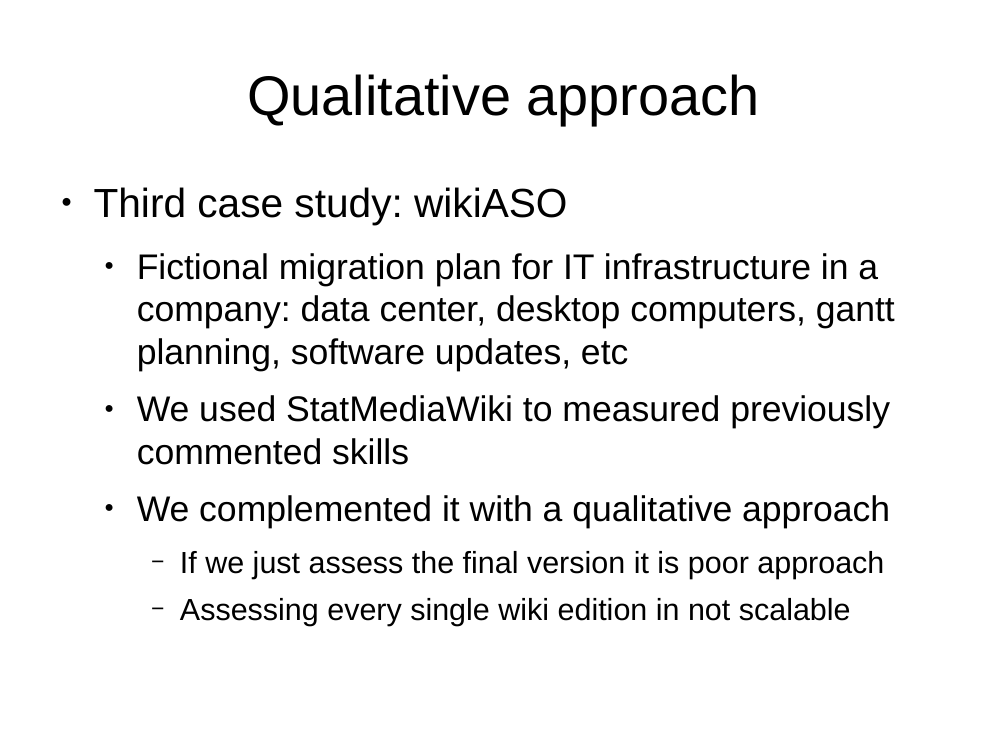
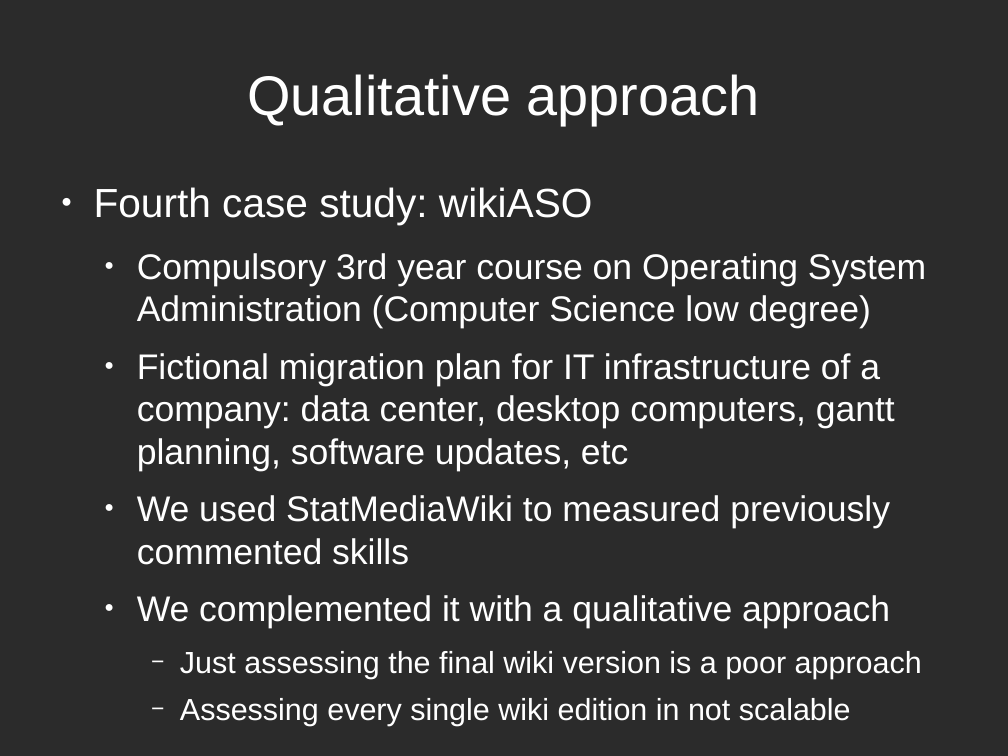
Before and after one commit to DrPantera/wikis4education, a slide deck: slide 33 of brunel-2014/wiki-assessment.odp. Drawn at 1008x756 pixels with LibreOffice and Linux fonts; fonts in the diff are those of the drawing; background and template pictures are left out; a plain dark background stands for a picture behind light text. Boxes give left, top, right and bottom in pixels: in the first picture for what was removed or moved away, otherwise in the second. Text is boxed around its words. In the diff, an @@ line names an element or a change of style, - is before the commit and + after.

```diff
--- a/brunel-2014/wiki-assessment.odp
+++ b/brunel-2014/wiki-assessment.odp
@@ background #FFFFFF to picture (left out) @@
@@ title "Qualitative approach" at (247, 74, 760, 125): text colour #000000 to #FFFFFF @@
@@ text at (94, 187, 926, 471): text changed; text colour #000000 to #FFFFFF @@
-● Third case study: wikiASO
-  ● Fictional migration plan for IT infrastructure in a company: data center, desktop computers, gantt planning, software updates, etc
+● Fourth case study: wikiASO
+  ● Compulsory 3rd year course on Operating System Administration (Computer Science low degree)
+  ● Fictional migration plan for IT infrastructure of a company: data center, desktop computers, gantt planning, software updates, etc
@@ text at (137, 495, 890, 726): text colour #000000 to #FFFFFF in "We used StatMediaWiki to measured previously commented ...", "We complemented it with a qualitative approach", "Assessing every single wiki edition in not ..."; bullet colour #000000 to #FFFFFF @@
@@ text at (180, 651, 922, 679): text changed; text colour #000000 to #FFFFFF @@
-    − If we just assess the final version it is poor approach
+    − Just assessing the final wiki version is a poor approach
```
Also in this commit, not shown: 37 other slides changed, 5 slides added, 5 slides removed, 1 other file.
